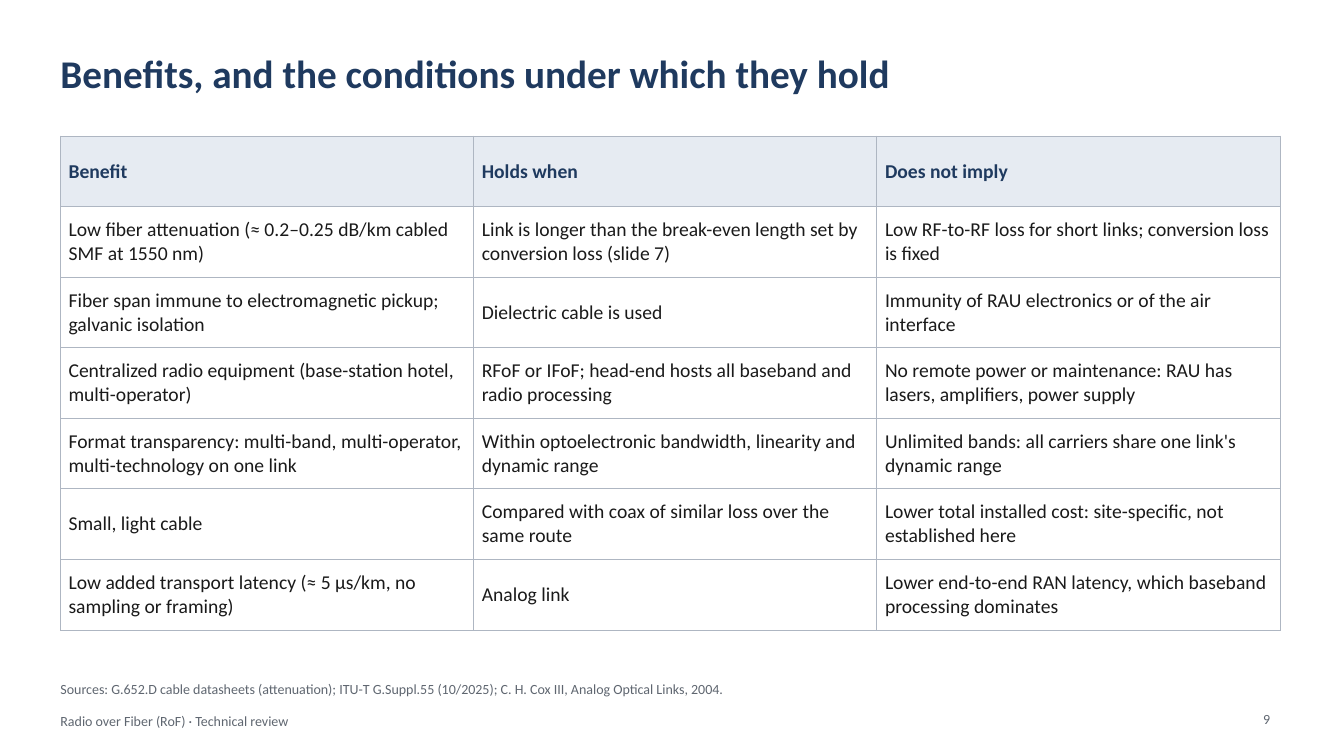
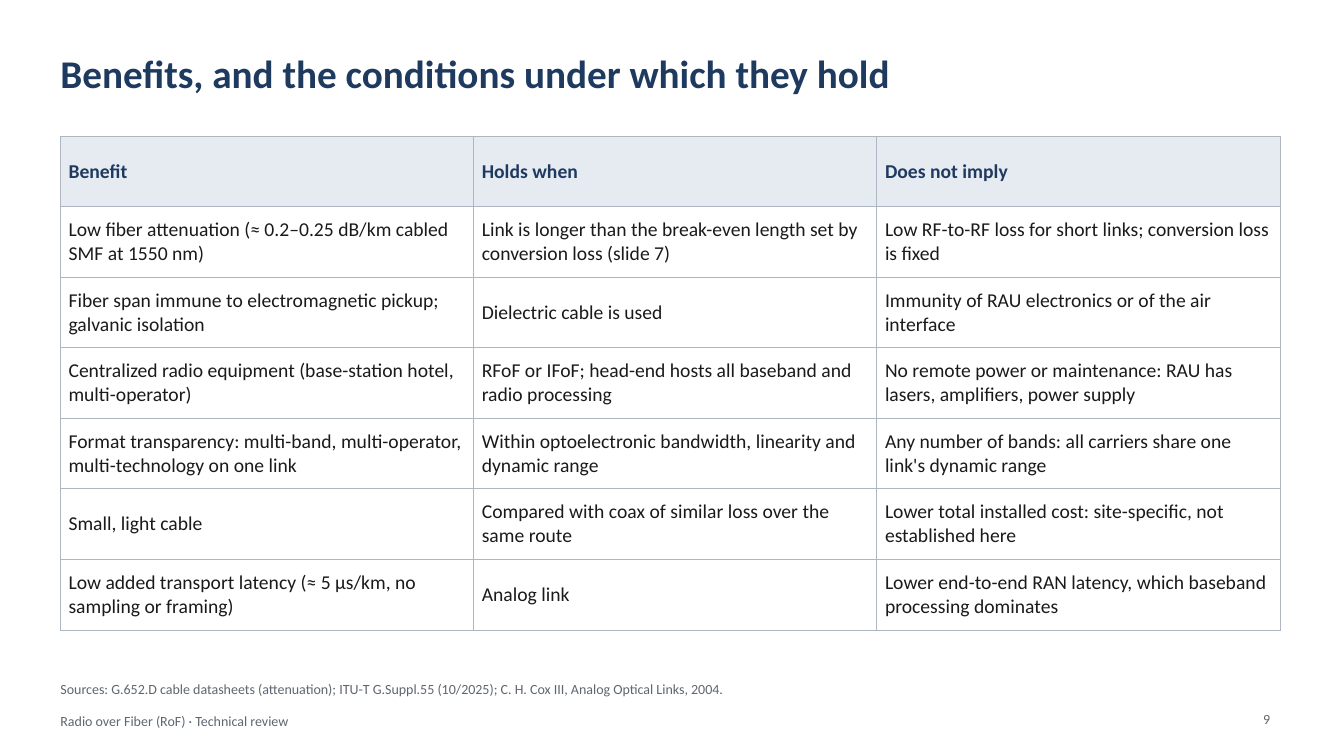
Before and after one commit to JehadMajed/AboOmar12, a slide deck: slide 9 of RoF_review/RoF_Technical_Review.pptx. Drawn at 1344x756 pixels with LibreOffice and Linux fonts; fonts in the diff are those of the drawing. Boxes give left, top, right and bottom in pixels: in the first picture for what was removed or moved away, otherwise in the second. Text is boxed around its words. In the diff, an @@ line names an element or a change of style, - is before the commit and + after.

```diff
--- a/RoF_review/RoF_Technical_Review.pptx
+++ b/RoF_review/RoF_Technical_Review.pptx
@@ table at bbox=[60, 136, 1280, 621] @@
-row 5, column 3: Unlimited bands: all carriers share one link's dynamic range
+row 5, column 3: Any number of bands: all carriers share one link's dynamic range
```
Also in this commit, not shown: 3 other files.
